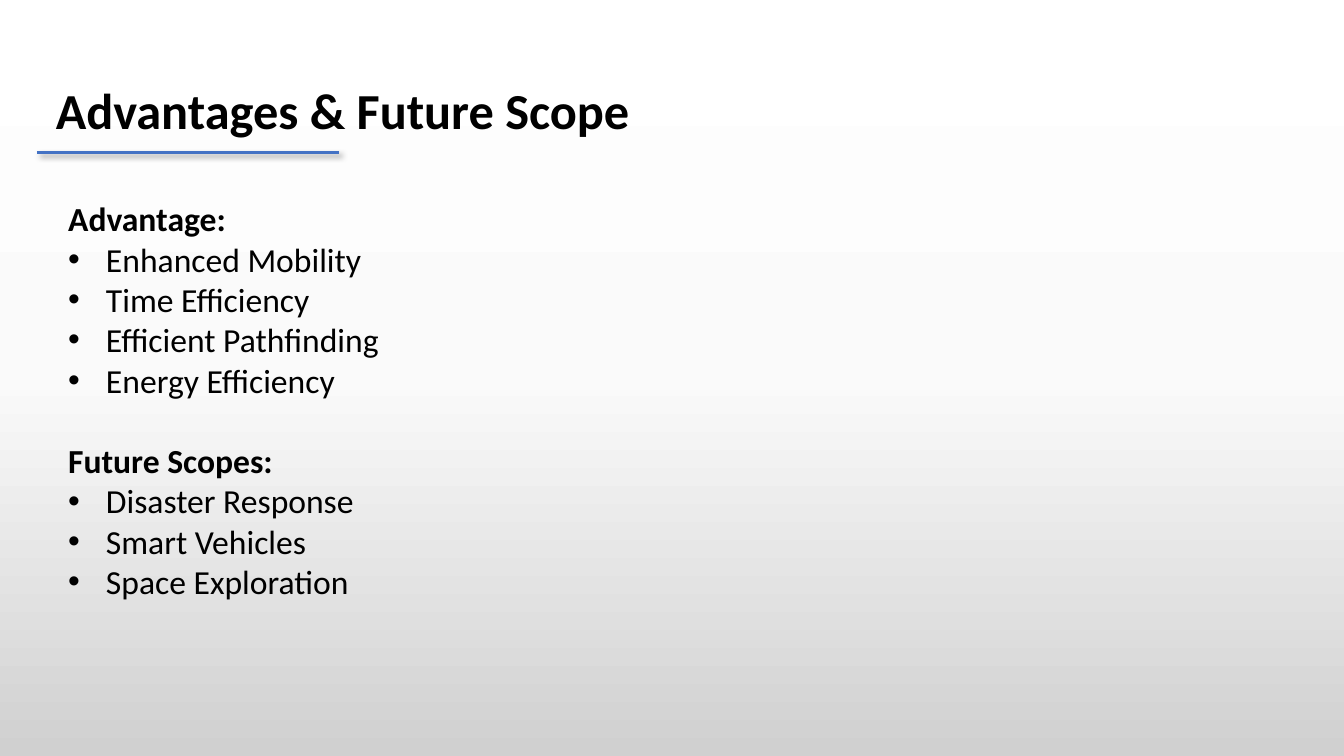
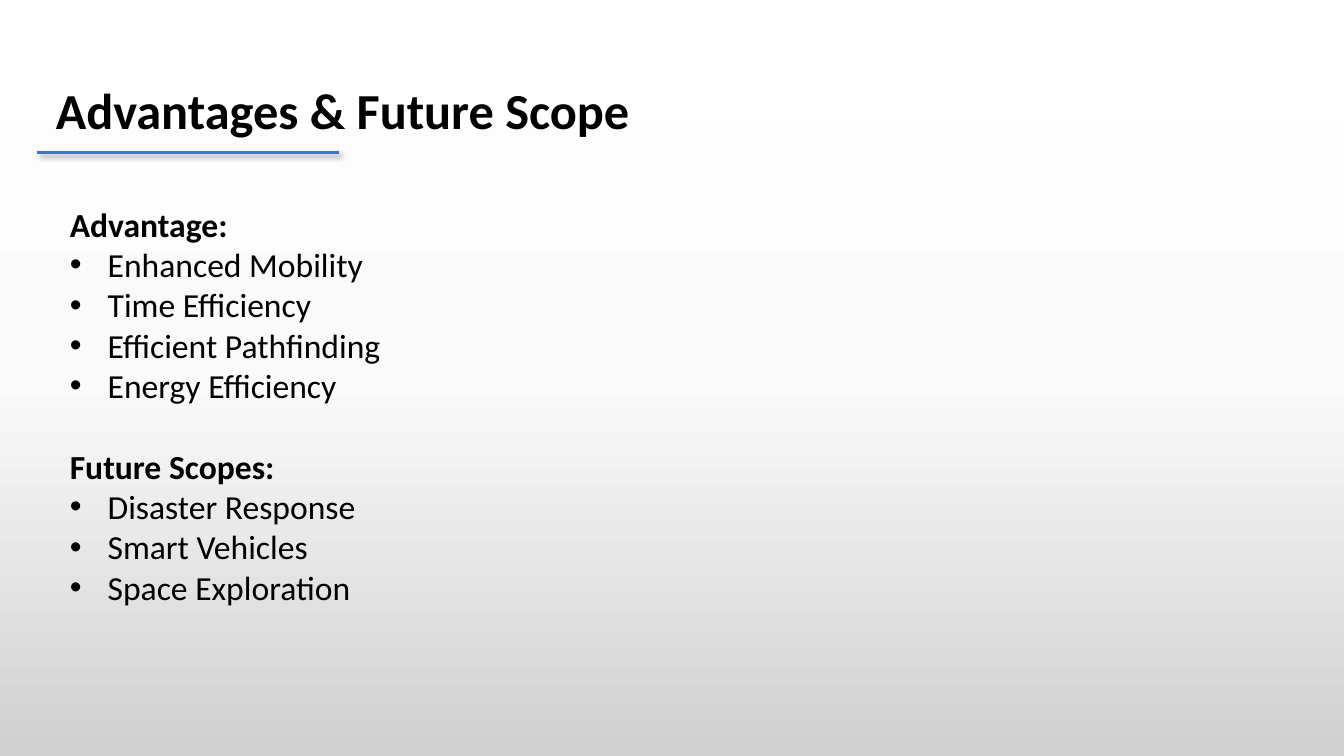
Before and after one commit to dheeraj78/project-4-2, a slide deck: slide 21 of Batch 8 .pptx. Drawn at 1344x756 pixels with LibreOffice and Linux fonts; fonts in the diff are those of the drawing. Boxes give left, top, right and bottom in pixels: in the first picture for what was removed or moved away, otherwise in the second. Text is boxed around its words. In the diff, an @@ line names an element or a change of style, - is before the commit and + after.

```diff
--- a/Batch 8 .pptx
+++ b/Batch 8 .pptx
@@ text "Advantage:": place and size @@
-text "Advantage:" at bbox=[68, 207, 378, 600]
+text "Advantage:" at bbox=[70, 213, 380, 606]
```
Also in this commit, not shown: 2 other slides changed, 2 other files.
